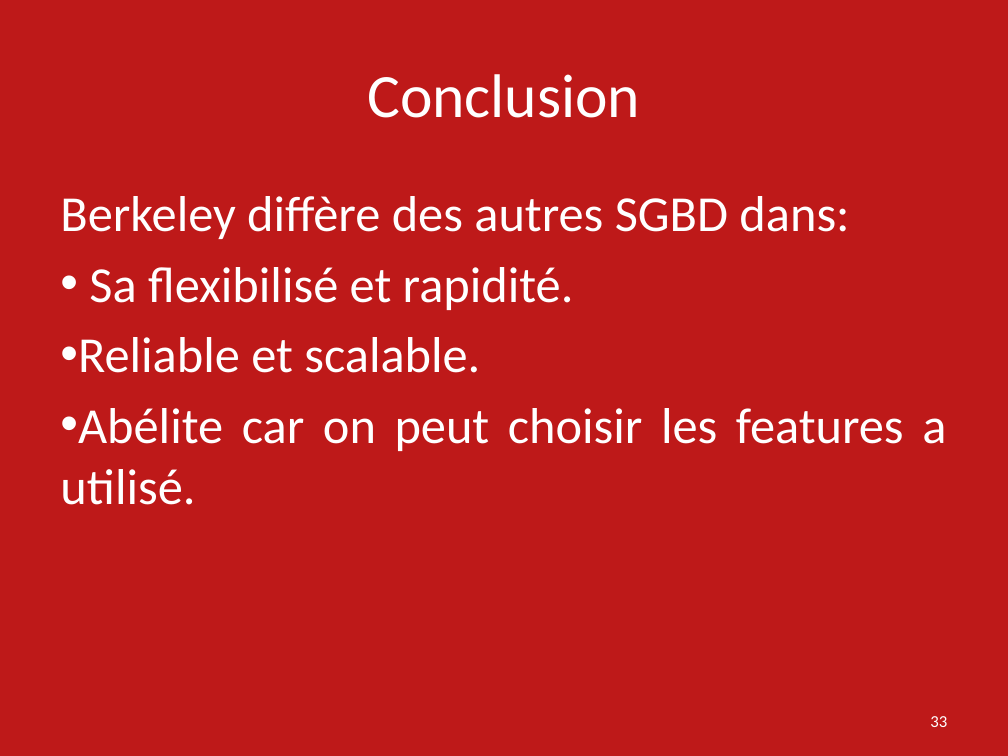
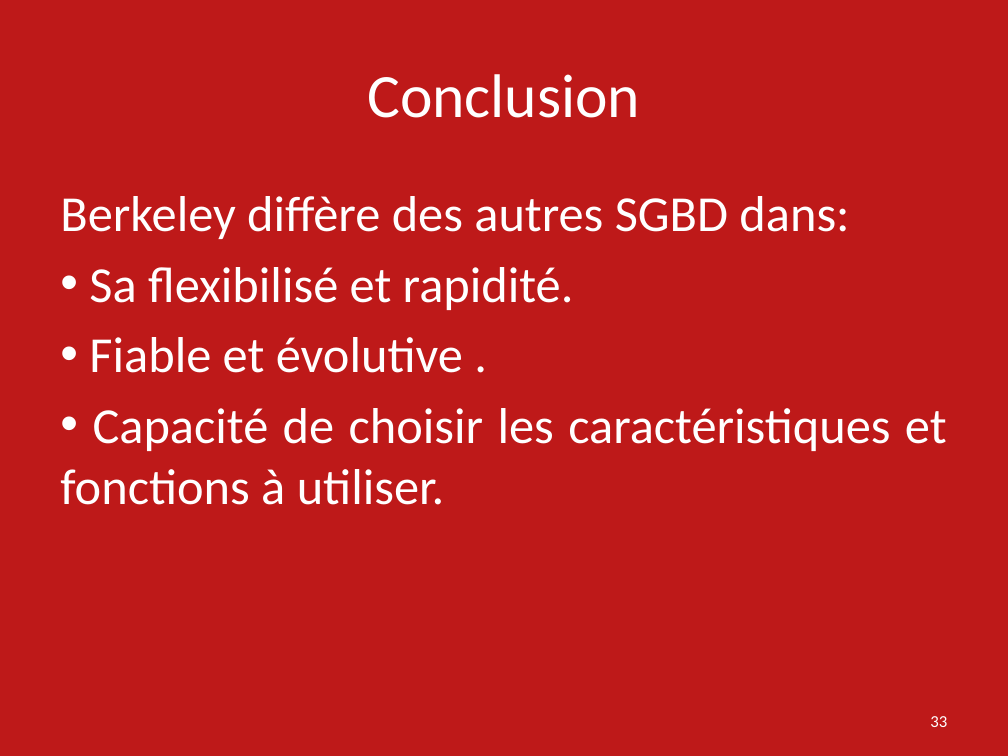
Before and after one commit to ebouhanna/SMB214-2016-Oracle-Berkeley-DB-JE, a slide deck: slide 33 of Presentation Oracle Berkeley DB SMB214.pptx. Drawn at 1008x756 pixels with LibreOffice and Linux fonts; fonts in the diff are those of the drawing. Boxes give left, top, right and bottom in pixels: in the first picture for what was removed or moved away, otherwise in the second. Text is boxed around its words. In the diff, an @@ line names an element or a change of style, - is before the commit and + after.

Commit message:
Modifications des documents de presentation

```diff
--- a/Presentation Oracle Berkeley DB SMB214.pptx
+++ b/Presentation Oracle Berkeley DB SMB214.pptx
@@ text at (60,337,947,505): text changed @@
-• Reliable et scalable.
-• Abélite car on peut choisir les features a utilisé.
+• Fiable et évolutive .
+• Capacité de choisir les caractéristiques et fonctions à utiliser.
```
Also in this commit, not shown: 1 other file.
